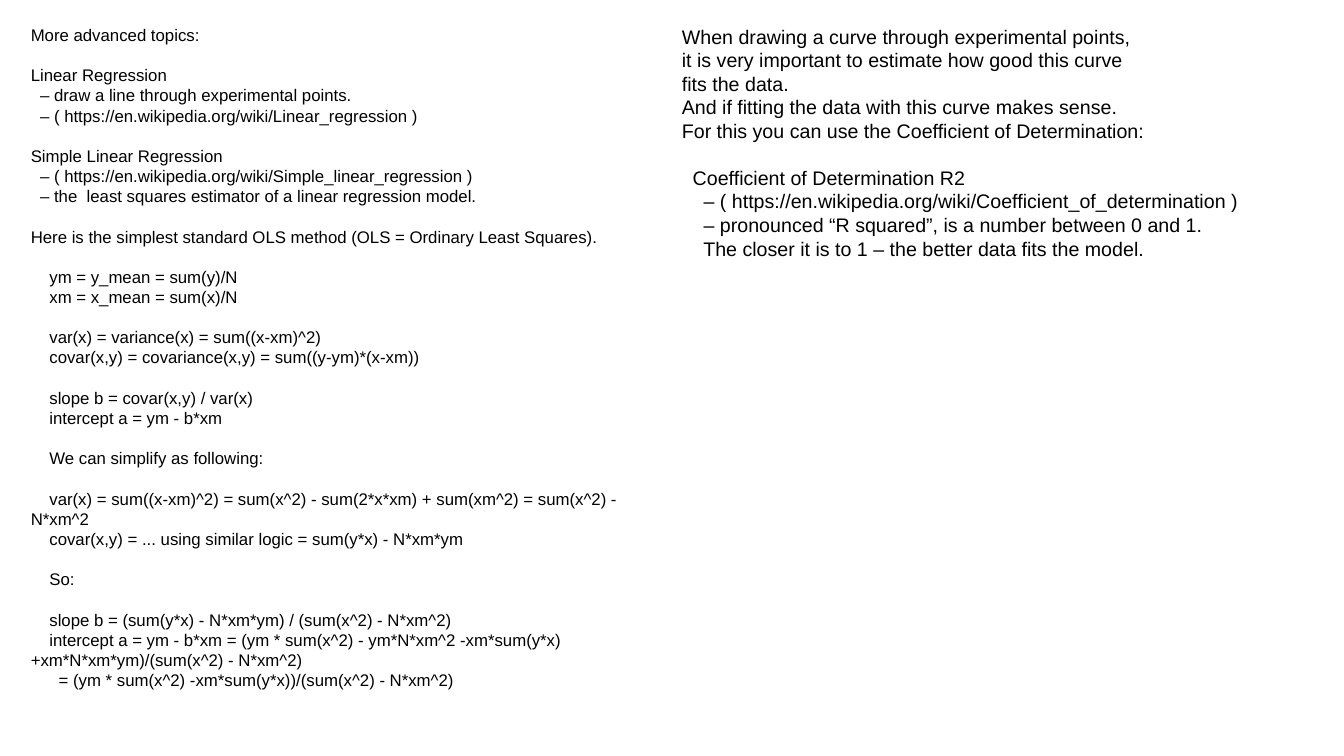
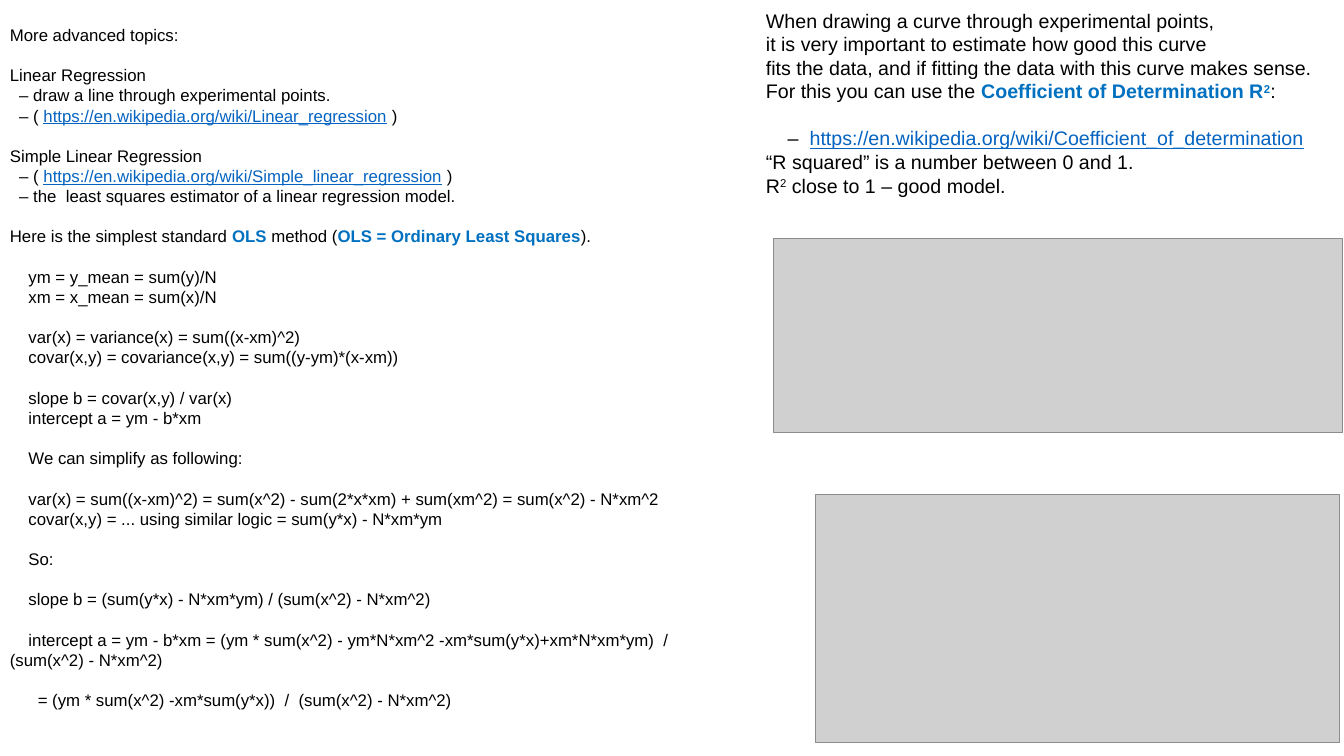
Before and after one commit to lselector/ml_ai_doc, a slide deck: slide 11 of statistics.pptx (slide 10 before the commit). Drawn at 1344x756 pixels with LibreOffice and Linux fonts; fonts in the diff are those of the drawing; grey boxes stand for pictures. Boxes give left, top, right and bottom in pixels: in the first picture for what was removed or moved away, otherwise in the second. Text is boxed around its words. In the diff, an @@ line names an element or a change of style, - is before the commit and + after.

```diff
--- a/statistics.pptx
+++ b/statistics.pptx
@@ text "More advanced topics:": place and size @@
-text "More advanced topics:" at [31, 29, 606, 690]
+text "More advanced topics:" at [10, 29, 658, 710]
@@ text "When drawing a curve through ...": place and size @@
-text "When drawing a curve through ..." at [682, 29, 1226, 257]
+text "When drawing a curve through ..." at [766, 13, 1311, 197]
@@ text at [766, 60, 1311, 197]: text changed @@
-fits the data.
-And if fitting the data with this curve makes sense.
-For this you can use the Coefficient of Determination:
-Coefficient of Determination R2
-– ( https://en.wikipedia.org/wiki/Coefficient_of_determination )
-– pronounced “R squared”, is a number between 0 and 1.
-The closer it is to 1 – the better data fits the model.
+fits the data, and if fitting the data with this curve makes sense.
+For this you can use the Coefficient of Determination R2:
+– https://en.wikipedia.org/wiki/Coefficient_of_determination
+“R squared” is a number between 0 and 1.
+R2 close to 1 – good model.
@@ text at [10, 110, 591, 246]: text colour #000000 to #0563C1, underline on in "https://en.wikipedia.org/wiki/Linear_regression", "https://en.wikipedia.org/wiki/Simple_linear_regression"; text colour #000000 to #0070C0, bold on in "OLS (OLS = Ordinary Least Squares)." @@
@@ picture added at [773, 238, 1343, 433] @@
@@ picture added at [816, 494, 1340, 742] @@
@@ text at [10, 634, 654, 710]: spaces changed @@
-intercept a = ym - b*xm = (ym * sum(x^2) - ym*N*xm^2 -xm*sum(y*x)+xm*N*xm*ym)/(sum(x^2) - N*xm^2)
-= (ym * sum(x^2) -xm*sum(y*x))/(sum(x^2) - N*xm^2)
+intercept a = ym - b*xm = (ym * sum(x^2) - ym*N*xm^2 -xm*sum(y*x)+xm*N*xm*ym) / (sum(x^2) - N*xm^2)
+= (ym * sum(x^2) -xm*sum(y*x)) / (sum(x^2) - N*xm^2)
```
Also in this commit, not shown: 10 other slides changed, 2 slides added, 1 slide removed, 1 other file.
